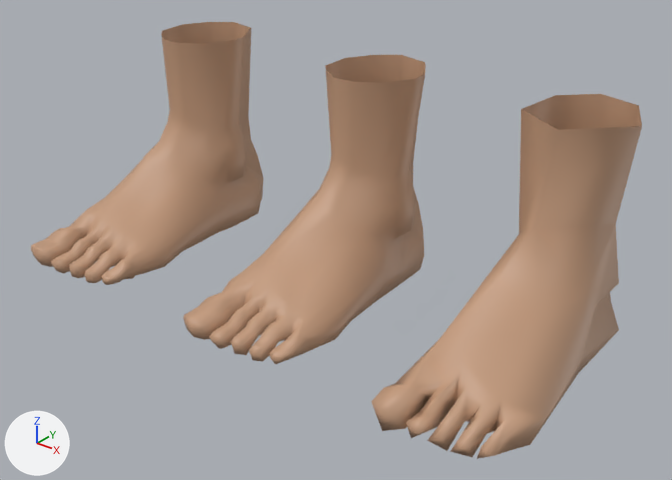
What one commit did to the glTF model models/foot/foot-mesh-LOD.glb.
One viewpoint serves both versions: a 50 mm camera at (2.564, -2.35, 1.515) aimed at (0.912, -0.285, 0.235). The axes (+X, +Y, +Z) are drawn at lower left. The lights are the same throughout. Vertices at the same position are counted once.

In view in the first picture: 'Cube;hires', 'Cube;lowres', 'Cube;medres'.
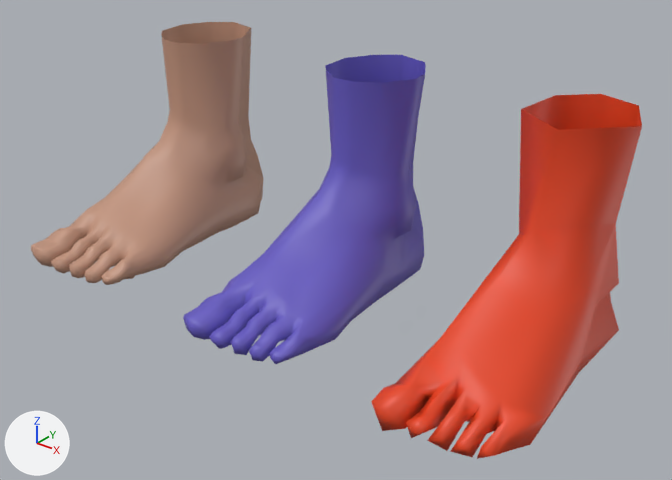
Edits to the bpy script that builds the scene:
```text
Add mat_material_003:
    mat_material_003 = principled_material('Material.003')
    mat_material_003.base_color = (0.8, 0.059, 0.0124)  # red #e7451d
Add mat_material_002:
    mat_material_002 = bpy.data.materials.new('Material.002')
    # nodes: BsdfPrincipled, Mix, OutputMaterial, VertexColor
    # colours: blue #665bc3
Change me_cube_medres:
    where me_cube_medres.from_pydata(...)  # 324 vertices, 634 faces; spans x -0.225..0.181, y -0.762..0.197, z -0.019..0.73
    used by ob_cube_medres; location = (0.884, 0.0, 0.0)
    remove me_cube_medres.materials.append(mat_material_001)  # brown #c39a7c
    me_cube_medres part 1: vertex colours changed
    add me_cube_medres.materials.append(mat_material_002)
Change me_cube_lowres:
    where me_cube_lowres.from_pydata(...)  # 83 vertices, 158 faces; spans x -0.236..0.178, y -0.752..0.206, z -0.022..0.73
    remove me_cube_lowres.materials.append(mat_material_001)  # brown #c39a7c
    add me_cube_lowres.materials.append(mat_material_003)  # red #e7451d
```

Boxes [x1, y1, x2, y2] around the edits, measured in the pictures (672 x 480 px):
'Cube;lowres', recoloured (beige to red)
    both: [371, 94, 642, 459]
'Cube;medres', recoloured (beige to blue)
    both: [183, 55, 426, 364]
